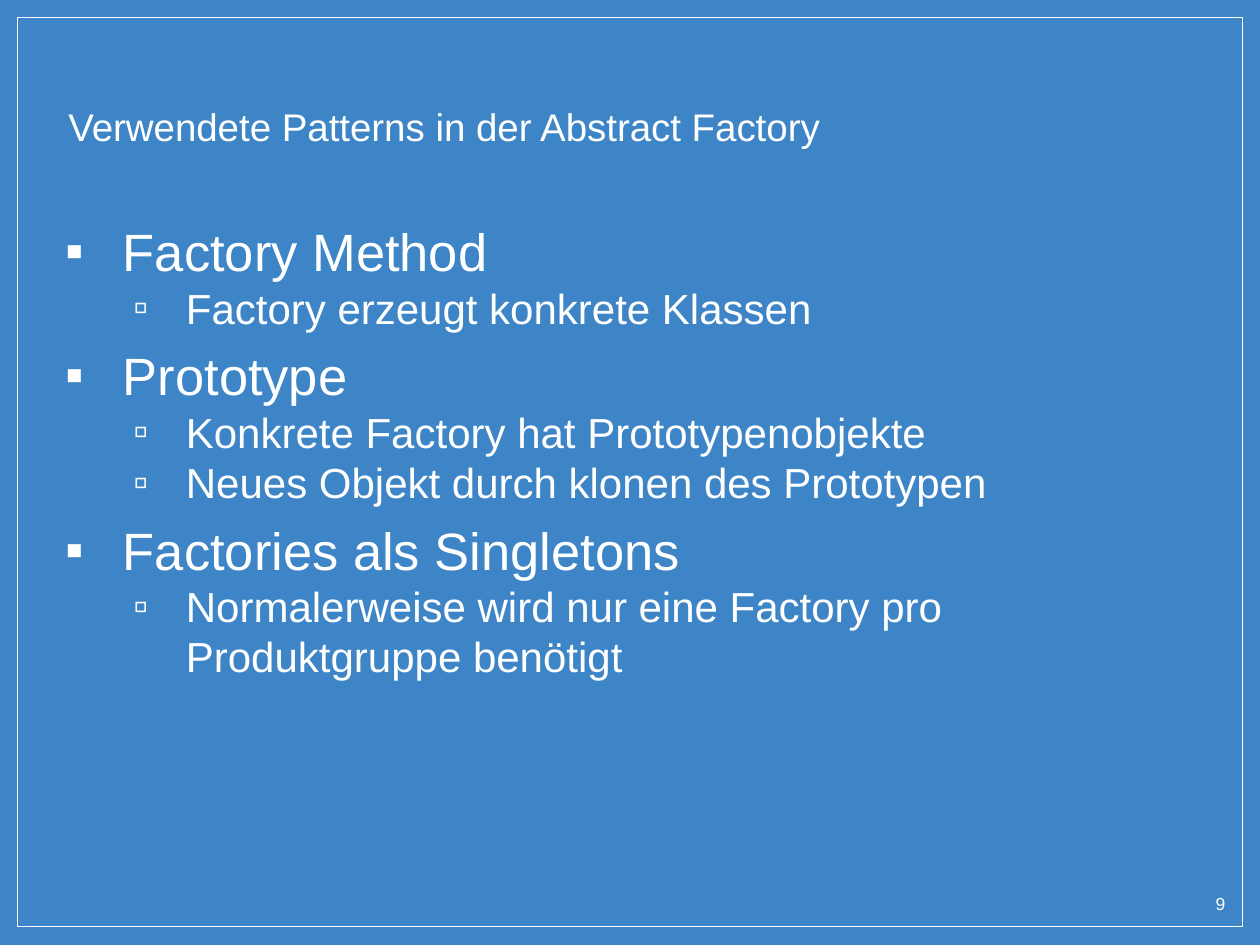
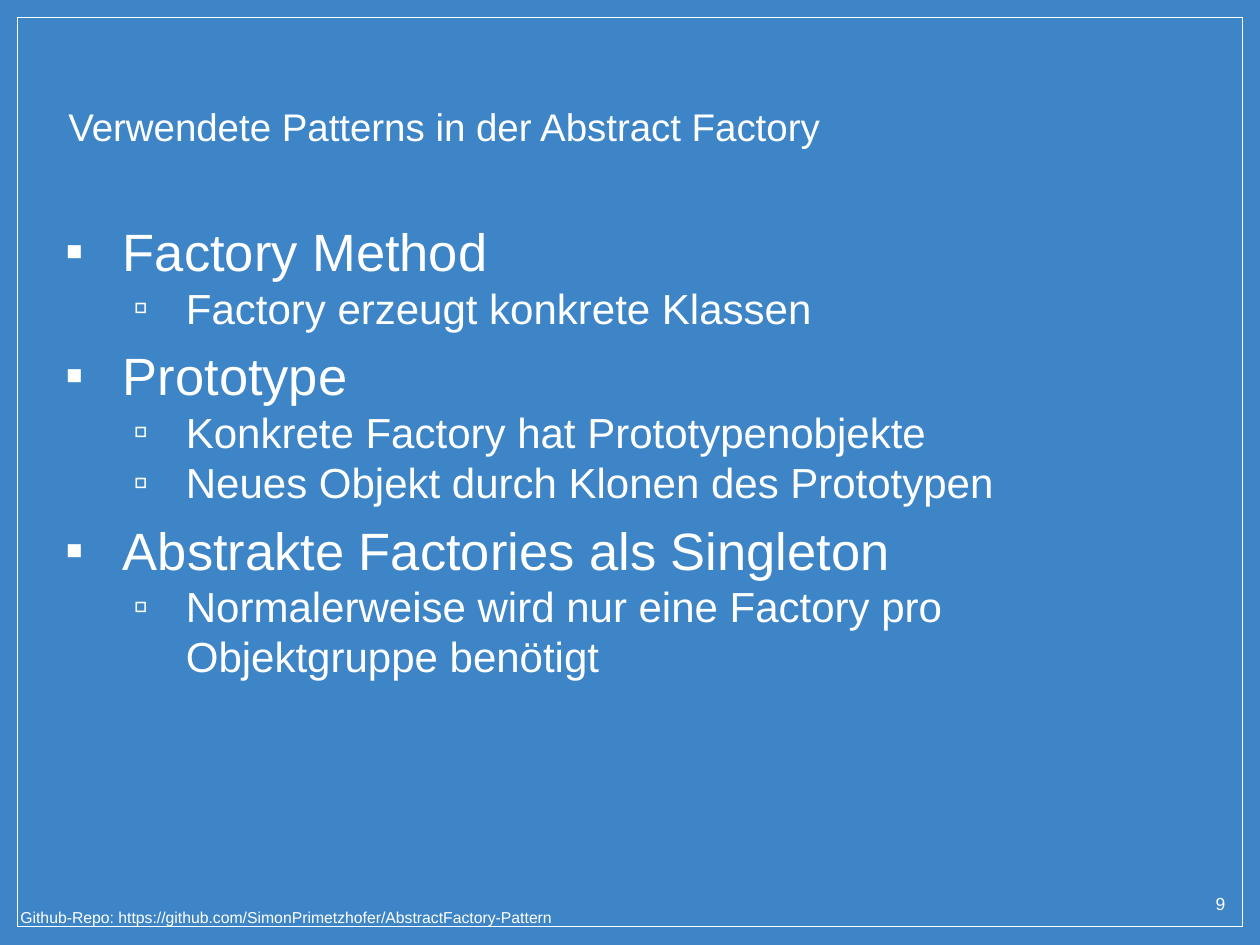
Before and after one commit to SimonPrimetzhofer/AbstractFactory-Pattern, a slide deck: slide 9 of Presentation/Abstract_Factory.pptx. Drawn at 1260x945 pixels with LibreOffice and Linux fonts; fonts in the diff are those of the drawing; background and template pictures are left out. Boxes give left, top, right and bottom in pixels: in the first picture for what was removed or moved away, otherwise in the second. Text is boxed around its words. In the diff, an @@ line names an element or a change of style, - is before the commit and + after.

```diff
--- a/Presentation/Abstract_Factory.pptx
+++ b/Presentation/Abstract_Factory.pptx
@@ text at box(123, 467, 993, 681): text changed @@
-  ▫ Neues Objekt durch klonen des Prototypen
-▪ Factories als Singletons
-  ▫ Normalerweise wird nur eine Factory pro Produktgruppe benötigt
+  ▫ Neues Objekt durch Klonen des Prototypen
+▪ Abstrakte Factories als Singleton
+  ▫ Normalerweise wird nur eine Factory pro Objektgruppe benötigt
@@ text added at box(20, 911, 551, 927), 9 pt, text #FFFFFF @@
+Github-Repo: https://github.com/SimonPrimetzhofer/AbstractFactory-Pattern
```
Also in this commit, not shown: 17 other slides changed, 1 other file.
